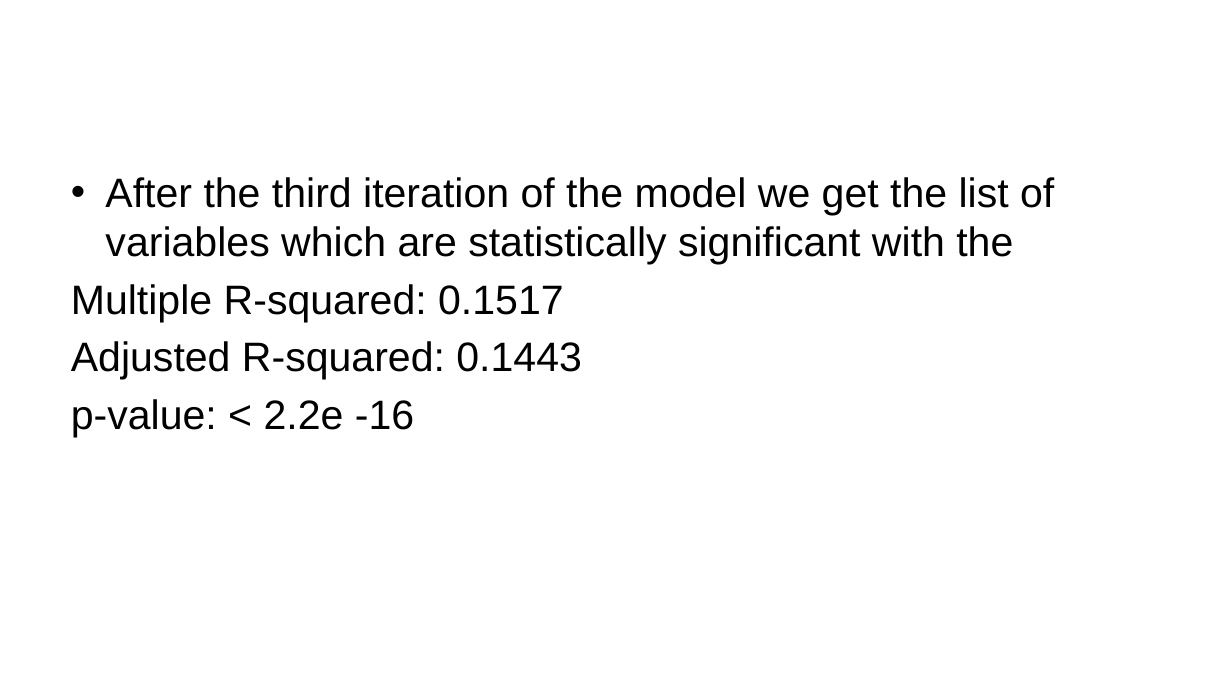
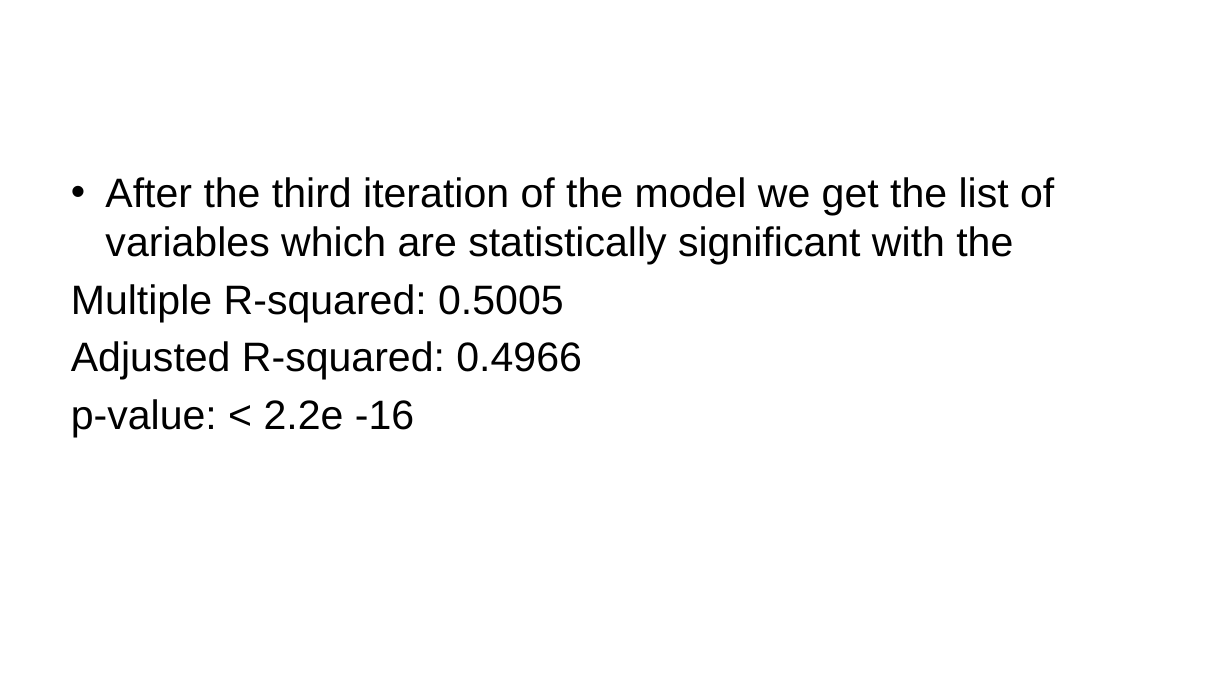
Before and after one commit to ruchajoshi1/capstone-project, a slide deck: slide 16 of Springborad Project.pptx. Drawn at 1232x693 pixels with LibreOffice and Linux fonts; fonts in the diff are those of the drawing; background and template pictures are left out. Boxes give left, top, right and bottom in pixels: in the first picture for what was removed or moved away, otherwise in the second. Text is boxed around its words. In the diff, an @@ line names an element or a change of style, - is before the commit and + after.

```diff
--- a/Springborad Project.pptx
+++ b/Springborad Project.pptx
@@ text at (71, 284, 582, 380): text changed @@
-Multiple R-squared: 0.1517
-Adjusted R-squared: 0.1443
+Multiple R-squared: 0.5005
+Adjusted R-squared: 0.4966
```
Also in this commit, not shown: 9 other slides changed, 2 slides added, 2 other files.
